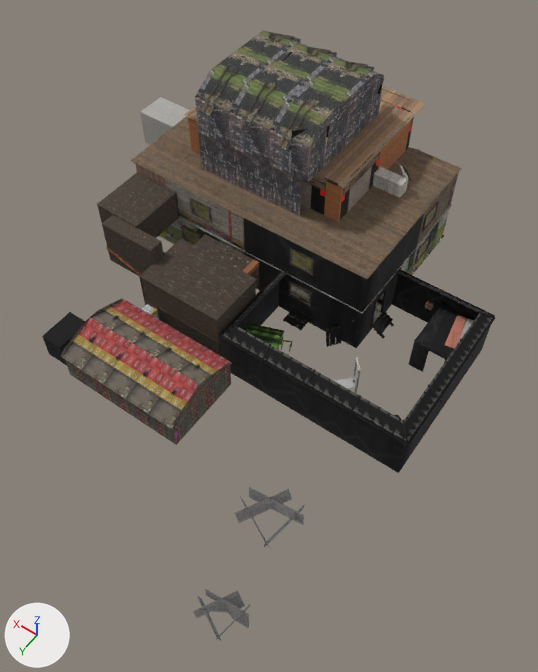
An edit to the glTF model public/models/granny1_map.glb, drawn before and after from the same camera.
Camera for both pictures: a camera (50 mm lens) standing at (-18.2, 23.6, 38.5) and looking at (-1.9, 0.7, 2.6). The lights are fixed; the arrows at lower left show +X, +Y and +Z. The older version comes first.

In view in the first picture: 'BarbedWire_diffuse.png', 'DirtFloor_diffuse_scale4.png', 'HouseFloorBaked2Test3.001_diffuse.jpg', 'HouseUpdateVind1_1.001_diffuse_scale0.jpg', 'Klockdel_10_diffuse.jpg', 'Klockdel_12_diffuse.jpg', 'Klockdel_15_emissive.jpg', 'Klockdel_16_diffuse.jpg', 'Klockdel_18_diffuse.jpg', 'Klockdel_23_diffuse.jpg', 'Klockdel_25_diffuse.png', 'Klockdel_41_diffuse_scale5.jpg', 'Klockdel_43_diffuse_scale3.jpg', 'Klockdel_45_diffuse_scale5.jpg', 'Klockdel_46_diffuse.jpg', 'Klockdel_52_diffuse.jpg' and 1 more.
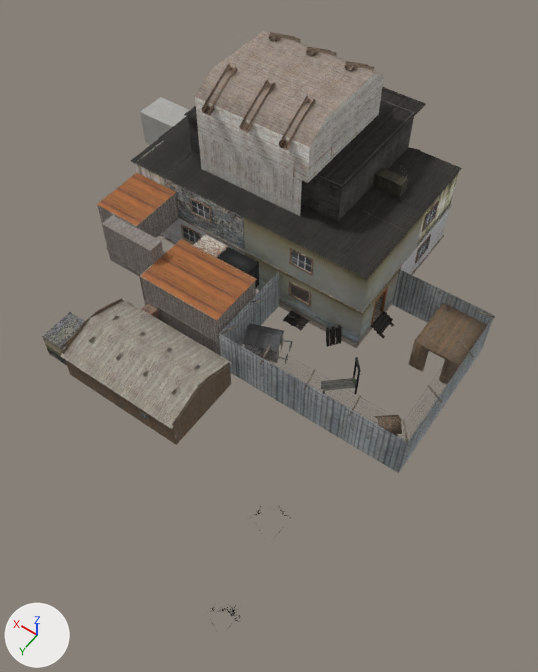
Not visible in the pictures: 'Klocka_diffuse.jpg', 'Klockdel_40_diffuse.jpg', 'BunkerPainted0009_2_S.001_diffuse.jpg'.

What differs and where, as boxes (x1, y1, x2, y2) in the pictures (538 x 672 px):
'Klockdel_10_diffuse.jpg', surface changed (black to grey): (218, 214, 495, 473) in both
'Klockdel_18_diffuse.jpg', surface changed (lighter): (195, 30, 384, 216) in both
'HouseUpdateVind1_1.001_diffuse_scale0.jpg', surface changed (brown to black): (131, 87, 462, 279) in both
'Klockdel_12_diffuse.jpg', surface changed (lighter): (97, 173, 259, 356) in both
'Klockdel_16_diffuse.jpg', surface changed (lighter): (61, 299, 232, 443) in both
'BarbedWire_diffuse.png', surface changed: (220, 271, 491, 444) in both
'Klockdel_15_emissive.jpg', surface changed: (136, 141, 459, 307) in both
'Klockdel_25_diffuse.png', surface changed: (210, 504, 291, 627) in both
'DirtFloor_diffuse_scale4.png', surface changed (black to brown): (292, 291, 474, 357) in both
'Klockdel_43_diffuse_scale3.jpg', surface changed (lighter): (246, 323, 292, 355) in both
'Klockdel_23_diffuse.jpg', surface changed (black to grey): (42, 312, 85, 365) in both
'HouseFloorBaked2Test3.001_diffuse.jpg', surface changed: (159, 204, 452, 323) in both
'Klockdel_45_diffuse_scale5.jpg', surface changed (darker): (333, 357, 361, 394) in both
'Klockdel_46_diffuse.jpg', deleted: before (401, 274, 434, 310)

Patch to the scene script:
```diff
--- a/public/models/granny1_map.glb.py
+++ b/public/models/granny1_map.glb.py
@@ mat_klockdel_10_diffuse_jpg @@
 mat_klockdel_10_diffuse_jpg = principled_material('Klockdel_10_diffuse.jpg')
-mat_klockdel_10_diffuse_jpg.texture = img_image_21
+mat_klockdel_10_diffuse_jpg.texture = img_image_20
 mat_klockdel_10_diffuse_jpg.roughness = 0.88
@@ mat_klockdel_12_diffuse_jpg @@
 mat_klockdel_12_diffuse_jpg = principled_material('Klockdel_12_diffuse.jpg')
-mat_klockdel_12_diffuse_jpg.texture = img_image_23
+mat_klockdel_12_diffuse_jpg.texture = img_image_22
 mat_klockdel_12_diffuse_jpg.roughness = 0.88
@@ mat_housefloorbaked2test3_001_diffuse_jpg @@
 mat_housefloorbaked2test3_001_diffuse_jpg = principled_material('HouseFloorBaked2Test3.001_diffuse.jpg')
-mat_housefloorbaked2test3_001_diffuse_jpg.texture = img_image_25
+mat_housefloorbaked2test3_001_diffuse_jpg.texture = img_image_24
 mat_housefloorbaked2test3_001_diffuse_jpg.roughness = 0.88
@@ mat_klockdel_15_emissive_jpg @@
 mat_klockdel_15_emissive_jpg = principled_material('Klockdel_15_emissive.jpg')
-mat_klockdel_15_emissive_jpg.texture = img_image_26
+mat_klockdel_15_emissive_jpg.texture = img_image_25
 mat_klockdel_15_emissive_jpg.roughness = 0.88
@@ mat_klockdel_16_diffuse_jpg @@
 mat_klockdel_16_diffuse_jpg = principled_material('Klockdel_16_diffuse.jpg')
-mat_klockdel_16_diffuse_jpg.texture = img_image_27
+mat_klockdel_16_diffuse_jpg.texture = img_image_26
 mat_klockdel_16_diffuse_jpg.roughness = 0.88
@@ mat_houseupdatevind1_1_001_diffuse_scale0_jpg @@
 mat_houseupdatevind1_1_001_diffuse_scale0_jpg = principled_material('HouseUpdateVind1_1.001_diffuse_scale0.jpg')
-mat_houseupdatevind1_1_001_diffuse_scale0_jpg.texture = img_image_29
+mat_houseupdatevind1_1_001_diffuse_scale0_jpg.texture = img_image_28
 mat_houseupdatevind1_1_001_diffuse_scale0_jpg.roughness = 0.88
@@ mat_klockdel_18_diffuse_jpg @@
 mat_klockdel_18_diffuse_jpg = principled_material('Klockdel_18_diffuse.jpg')
-mat_klockdel_18_diffuse_jpg.texture = img_image_30
+mat_klockdel_18_diffuse_jpg.texture = img_image_29
 mat_klockdel_18_diffuse_jpg.roughness = 0.88
@@ mat_klockdel_23_diffuse_jpg @@
 mat_klockdel_23_diffuse_jpg = principled_material('Klockdel_23_diffuse.jpg')
-mat_klockdel_23_diffuse_jpg.texture = img_image_31
+mat_klockdel_23_diffuse_jpg.texture = img_image_30
 mat_klockdel_23_diffuse_jpg.roughness = 0.88
@@ mat_klockdel_25_diffuse_png @@
 n4 = _N.new('ShaderNodeTexImage'); n4.name = 'Image Texture'
-n4.image = img_image_32
+n4.image = img_image_31
 _L.new(n0.outputs[0], n1.inputs[0])  # 'BSDF' to 'Surface'
@@ mat_trent_robinson_trent_robinson_fruitf_flat_0_diffuse_jpg @@
 mat_trent_robinson_trent_robinson_fruitf_flat_0_diffuse_jpg = principled_material('trent_robinson_trent_robinson_fruitf_flat_0_diffuse.jpg')
-mat_trent_robinson_trent_robinson_fruitf_flat_0_diffuse_jpg.texture = img_image_41
+mat_trent_robinson_trent_robinson_fruitf_flat_0_diffuse_jpg.texture = img_image_39
 mat_trent_robinson_trent_robinson_fruitf_flat_0_diffuse_jpg.roughness = 0.88
@@ mat_dirtfloor_diffuse_scale4_png @@
 n4 = _N.new('ShaderNodeTexImage'); n4.name = 'Image Texture'
-n4.image = img_image_50
+n4.image = img_image_48
 _L.new(n0.outputs[0], n1.inputs[0])  # 'BSDF' to 'Surface'
@@ mat_klockdel_41_diffuse_scale5_jpg @@
 mat_klockdel_41_diffuse_scale5_jpg = principled_material('Klockdel_41_diffuse_scale5.jpg')
-mat_klockdel_41_diffuse_scale5_jpg.texture = img_image_55
+mat_klockdel_41_diffuse_scale5_jpg.texture = img_image_51
 mat_klockdel_41_diffuse_scale5_jpg.roughness = 0.88
@@ mat_barbedwire_diffuse_png @@
 n4 = _N.new('ShaderNodeTexImage'); n4.name = 'Image Texture'
-n4.image = img_image_56
+n4.image = img_image_52
 _L.new(n0.outputs[0], n1.inputs[0])  # 'BSDF' to 'Surface'
@@ mat_klockdel_43_diffuse_scale3_jpg @@
 mat_klockdel_43_diffuse_scale3_jpg = principled_material('Klockdel_43_diffuse_scale3.jpg')
-mat_klockdel_43_diffuse_scale3_jpg.texture = img_image_57
+mat_klockdel_43_diffuse_scale3_jpg.texture = img_image_53
 mat_klockdel_43_diffuse_scale3_jpg.roughness = 0.88
@@ mat_klockdel_45_diffuse_scale5_jpg @@
 mat_klockdel_45_diffuse_scale5_jpg = principled_material('Klockdel_45_diffuse_scale5.jpg')
-mat_klockdel_45_diffuse_scale5_jpg.texture = img_image_60
+mat_klockdel_45_diffuse_scale5_jpg.texture = img_image_56
 mat_klockdel_45_diffuse_scale5_jpg.roughness = 0.88
@@ mat_trent_robinson_trent_robinson_fruitf_flat_2_diffuse_jpg @@
 mat_trent_robinson_trent_robinson_fruitf_flat_2_diffuse_jpg = principled_material('trent_robinson_trent_robinson_fruitf_flat_2_diffuse.jpg')
-mat_trent_robinson_trent_robinson_fruitf_flat_2_diffuse_jpg.texture = img_image_61
+mat_trent_robinson_trent_robinson_fruitf_flat_2_diffuse_jpg.texture = img_image_57
 mat_trent_robinson_trent_robinson_fruitf_flat_2_diffuse_jpg.roughness = 0.88
@@ mat_melondel_diffuse_jpg @@
 mat_melondel_diffuse_jpg = principled_material('MelonDel_diffuse.jpg')
-mat_melondel_diffuse_jpg.texture = img_image_62
+mat_melondel_diffuse_jpg.texture = img_image_58
 mat_melondel_diffuse_jpg.roughness = 0.88
@@ mat_klockdel_52_diffuse_jpg @@
 mat_klockdel_52_diffuse_jpg = principled_material('Klockdel_52_diffuse.jpg')
-mat_klockdel_52_diffuse_jpg.texture = img_image_70
+mat_klockdel_52_diffuse_jpg.texture = img_image_63
 mat_klockdel_52_diffuse_jpg.roughness = 0.88
@@ ob_klocka_diffuse_jpg @@
-ob_klocka_diffuse_jpg = bpy.data.objects.new('Klocka_diffuse.jpg', me_mesh_52)
@@ ob_klockdel_40_diffuse_jpg @@
-ob_klockdel_40_diffuse_jpg = bpy.data.objects.new('Klockdel_40_diffuse.jpg', me_mesh_53)
@@ ob_klockdel_46_diffuse_jpg @@
-ob_klockdel_46_diffuse_jpg = bpy.data.objects.new('Klockdel_46_diffuse.jpg', me_mesh_66)
@@ ob_bunkerpainted0009_2_s_001_diffuse_jpg @@
-ob_bunkerpainted0009_2_s_001_diffuse_jpg = bpy.data.objects.new('BunkerPainted0009_2_S.001_diffuse.jpg', me_mesh_67)
```
